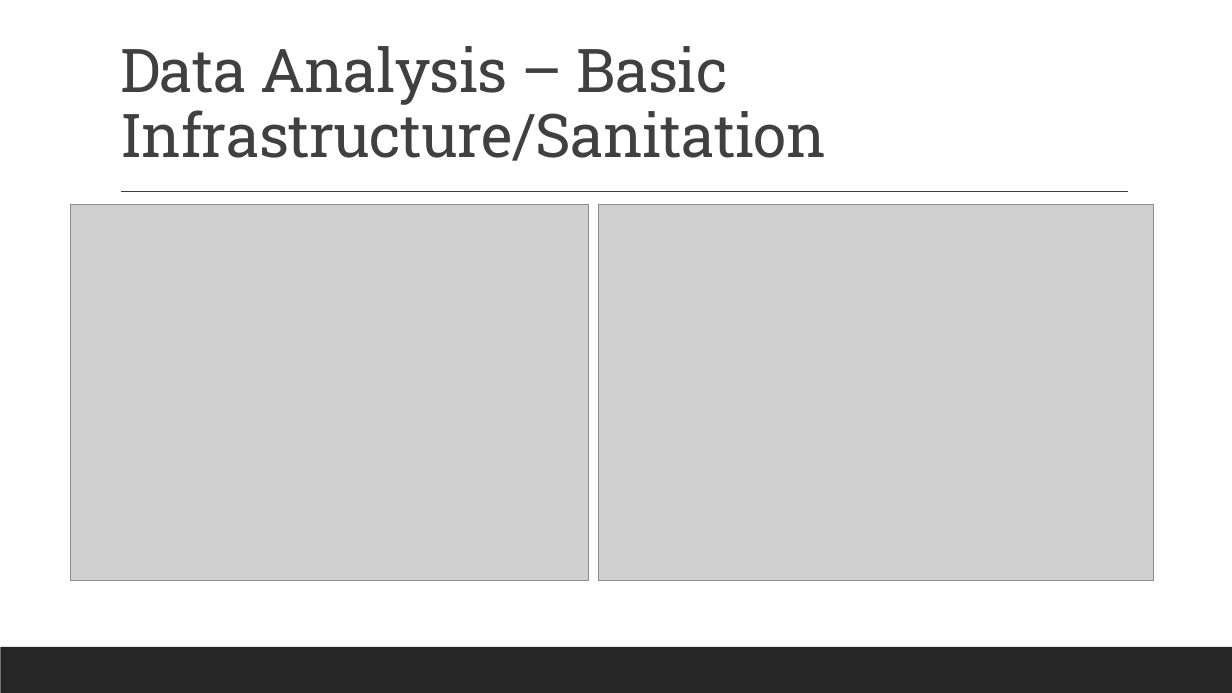
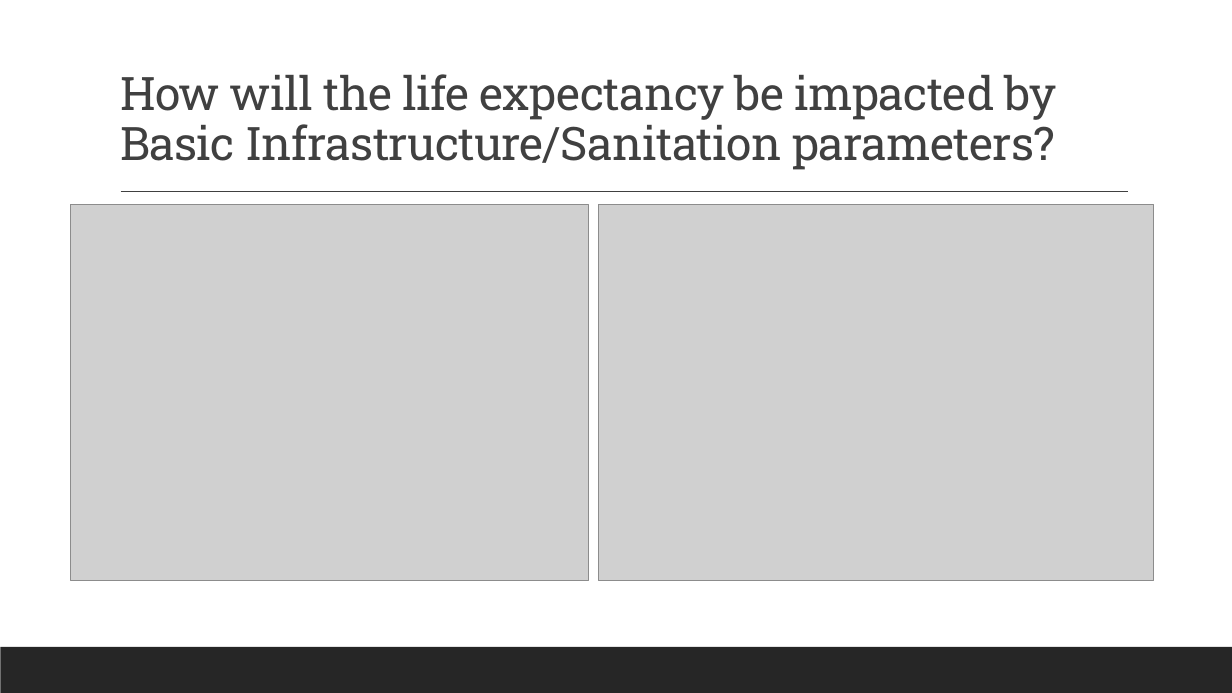
Before and after one commit to pkorat/World-Life-Expectancy-Analysis, a slide deck: slide 11 of Bulldogs – Project 1 Presentation.pptx. Drawn at 1232x693 pixels with LibreOffice and Linux fonts; fonts in the diff are those of the drawing; grey boxes stand for pictures. Boxes give left, top, right and bottom in pixels: in the first picture for what was removed or moved away, otherwise in the second. Text is boxed around its words. In the diff, an @@ line names an element or a change of style, - is before the commit and + after.

Commit message:
updated presentation

```diff
--- a/Bulldogs – Project 1 Presentation.pptx
+++ b/Bulldogs – Project 1 Presentation.pptx
@@ title at (120,74,1057,170): text changed; size 47 to 36 pt @@
-Data Analysis – Basic Infrastructure/Sanitation
+How will the life expectancy be impacted by Basic Infrastructure/Sanitation parameters?
```
Also in this commit, not shown: 3 other slides changed.
